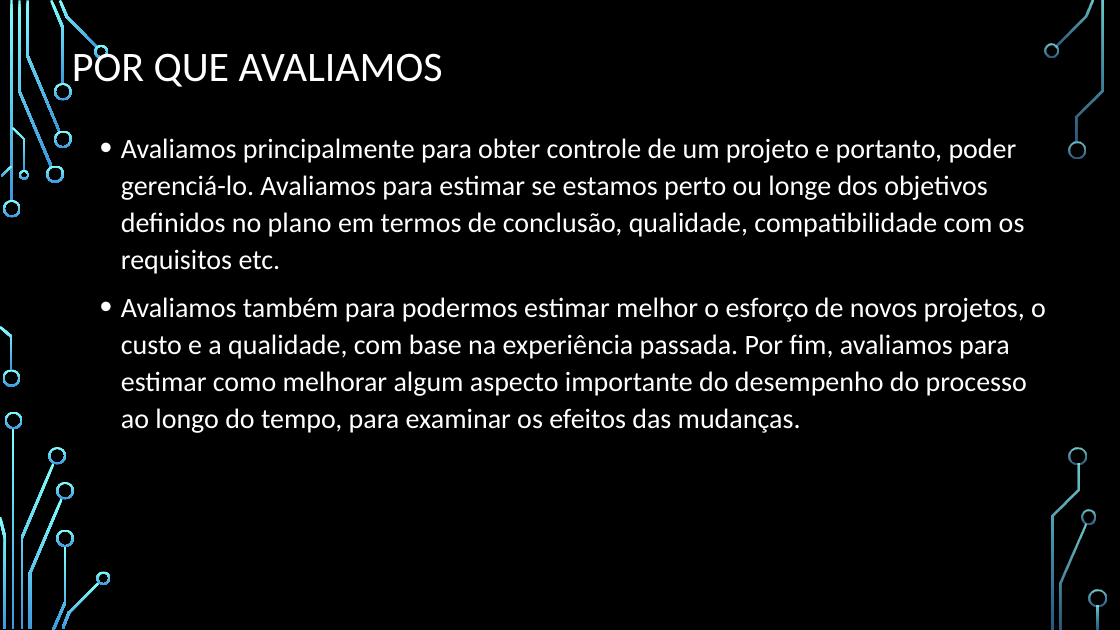
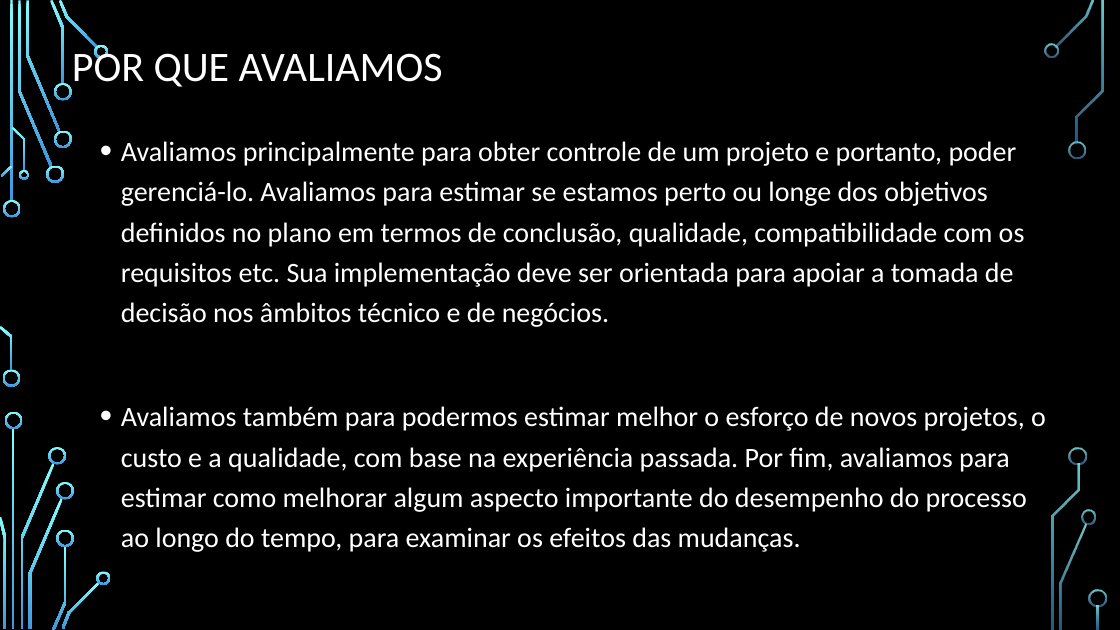
Before and after one commit to DeniseCruz/GerenciaConfig, a slide deck: slide 3 of MedicaoMetricas.pptx. Drawn at 1120x630 pixels with LibreOffice and Linux fonts; fonts in the diff are those of the drawing; background and template pictures are left out. Boxes give left, top, right and bottom in pixels: in the first picture for what was removed or moved away, otherwise in the second. Text is boxed around its words. In the diff, an @@ line names an element or a change of style, - is before the commit and + after.

```diff
--- a/MedicaoMetricas.pptx
+++ b/MedicaoMetricas.pptx
@@ text at [121,141,1025,327]: text changed @@
-• Avaliamos principalmente para obter controle de um projeto e portanto, poder gerenciá-lo. Avaliamos para estimar se estamos perto ou longe dos objetivos definidos no plano em termos de conclusão, qualidade, compatibilidade com os requisitos etc.
+• Avaliamos principalmente para obter controle de um projeto e portanto, poder gerenciá-lo. Avaliamos para estimar se estamos perto ou longe dos objetivos definidos no plano em termos de conclusão, qualidade, compatibilidade com os requisitos etc. Sua implementação deve ser orientada para apoiar a tomada de decisão nos âmbitos técnico e de negócios.
@@ text at [121,406,1046,552]: line spacing 1.1 to 1.2 @@
```
Also in this commit, not shown: 6 other slides changed, 11 slides added, 1 slide removed.
